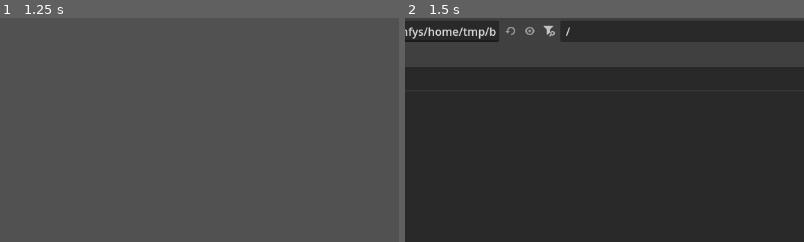
Above: before the commit, frames 1-2 (left to right).
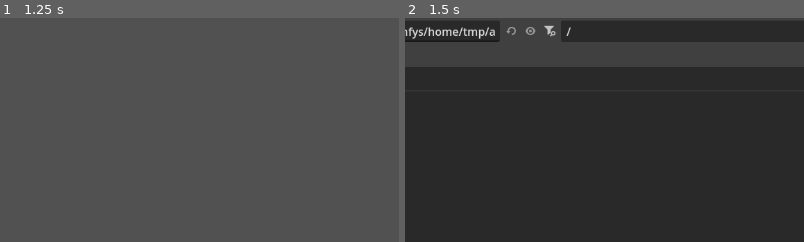
Above: after the commit, the same moments.

Repository: IsaacJCarnes/TilemapCompiler
Game: Godot game, scene res://Main.tscn
Two runs of this game, one before a commit and one after it. Both use one fixed random seed, a clock stepped at 60 frames per second and the inputs below. The project has no main scene, so this scene is started directly.
Inputs:
- Up to frame 1 (1.25 s): click "Refresh" at 0.5 s
- Up to frame 2 (1.5 s): click "Export Image" at 1.25 s
The pictures show only the part of the screen within x 33-83%, y 11-61%; the shares and areas given below are measured in that part.

Frame 1 is identical in both runs. In frame 2, 0.2% of the frame differs, in the area x 21-42%, y 3-11%.
Error before the commit: Unable to iterate on object of type 'Nil'. (res://Scripts/display_images.gd:30)

Commit message:
Save file now contains column amount and rows are adjusted properly

Diff:
--- a/Main.tscn
+++ b/Main.tscn
@@ -131,12 +131,14 @@
 LoadButton = NodePath("../VBoxContainer/ButtonContainer/LoadButton")
 
 [node name="control_listener" type="Node" parent="Main/SplitContainer/Side Panel" node_paths=PackedStringArray("image_displayer", "scaleScroll", "scrollTarget", "refreshButton", "colSetter")]
+[node name="control_listener" type="Node" parent="Main/SplitContainer/Side Panel" node_paths=PackedStringArray("image_displayer", "scaleScroll", "scrollTarget", "refreshButton", "colSetter", "fileSystem")]
 script = ExtResource("1_3dxm6")
 image_displayer = NodePath("../../../../SubViewport/GridContainer")
 scaleScroll = NodePath("../VBoxContainer/BottomButtons/ScaleContainer")
 scrollTarget = NodePath("../../Content Panel/ScrollContainer/TextureRect")
 refreshButton = NodePath("../VBoxContainer/BottomButtons/RefreshButton")
 colSetter = NodePath("../VBoxContainer/BottomButtons/ColSetterBox/ColSetter")
+fileSystem = NodePath("../../../../Scripts/FileSystem")
 
 [node name="image_exporter" type="Node" parent="Main/SplitContainer/Side Panel" node_paths=PackedStringArray("ExportFileDialog", "ExportButton", "TargetViewport")]
 script = ExtResource("3_fos0i")
@@ -180,5 +182,7 @@
 [node name="Scripts" type="Node" parent="."]
 
 [node name="FileSystem" type="Node" parent="Scripts"]
+[node name="FileSystem" type="Node" parent="Scripts" node_paths=PackedStringArray("gridItem")]
 script = ExtResource("2_uu6xs")
 TargetDocumentName = "FilePaths.txt"
+gridItem = NodePath("../../SubViewport/GridContainer")
--- a/Scripts/control_listener.gd
+++ b/Scripts/control_listener.gd
@@ -4,12 +4,13 @@
 @export var scrollTarget:TextureRect
 @export var refreshButton:Button
 @export var colSetter:SpinBox
+@export var fileSystem:Node
 
 func _ready() -> void:
 	scrollTarget.draw.connect(initScrollBar)
 	refreshButton.pressed.connect(image_displayer.load_images)
-	colSetter.set_value_no_signal(image_displayer.initColumns)
 	colSetter.value_changed.connect(image_displayer.change_columns)
+	colSetter.value_changed.connect(fileSystem.save_blank_content)
 
 func initScrollBar():
 	scrollTarget.draw.disconnect(initScrollBar)
@@ -20,6 +21,10 @@
 	changeScrollValue(minVal)
 	scaleScroll.value_changed.connect(changeScrollValue)
 
+	var tempCols = fileSystem.get_columns() if fileSystem.get_columns() != null else image_displayer.initColumns
+	colSetter.set_value_no_signal(tempCols)
+
+
 
 func changeScrollValue(val: float):
 	scrollTarget.custom_minimum_size = Vector2(val, val)
--- a/Scripts/display_images.gd
+++ b/Scripts/display_images.gd
@@ -13,14 +13,12 @@
 signal has_displayed_images
 
 func _ready():
-	columns = initColumns
 	scale =  Vector2(currentScale, currentScale)
 	file_system.has_loaded.connect(load_images)
 
 func change_columns(num: int):
 	columns = num
-	var rows = ceil(get_children().size() / columns)
-	parent.size = Vector2(tileXSize * columns, tileYSize * rows)
+	adjustParentSize();
 
 func load_images():
 	for child in get_children():
@@ -35,8 +33,10 @@
 		texRect.size = Vector2(tileXSize * currentScale, tileYSize * currentScale)
 		texRect.texture = texture
 		add_child(texRect)
-		print(filePath)
-	var rows = ceil(get_children().size() / columns)
+		#print(filePath)
+	adjustParentSize()
+	has_displayed_images.emit()
+
+func adjustParentSize():
+	var rows = ceil((get_children().size()+1) / columns)
 	parent.size = Vector2(tileXSize * columns, tileYSize * rows)
-	has_displayed_images.emit()
-	print(rows)
--- a/Scripts/file_saver.gd
+++ b/Scripts/file_saver.gd
@@ -1,30 +1,39 @@
 extends Node
 @export var TargetDocumentName:String
+@export var gridItem:GridContainer
 @onready var filePath = "user://"+TargetDocumentName
 signal has_loaded
 
-var savedContent:String
+var savedContent:Dictionary
 
 func _ready():
 	load_content()
 
-func save_content(content:String):
+func save_content(content=savedContent.get("content")):
 	var file = get_file(FileAccess.WRITE)
-	file.store_string(content)
+	file.store_string(var_to_str({"content":content,"columns":gridItem.columns}))
 	file = null
-	savedContent = content
+	savedContent = {"content":content,"columns":gridItem.columns}
 	emit_signal("has_loaded")
+
+func save_blank_content(blank):
+	save_content()
 
 func load_content():
 	var file = get_file(FileAccess.READ)
 	if !file:
 		return null
 	var content = file.get_as_text()
-	savedContent = content
+	savedContent = str_to_var(content)
+	if(savedContent.get("columns") != null):
+		gridItem.change_columns(savedContent.get("columns"))
 	emit_signal("has_loaded")
 
 func get_content():
-	return str_to_var(savedContent)
+	return savedContent.get("content") if savedContent.get("content") != null else []
+
+func get_columns():
+	return savedContent.get("columns")
 
 func get_file(accessLevel:FileAccess.ModeFlags) -> FileAccess:
 	var file = FileAccess.open(filePath, accessLevel)
--- a/Scripts/image_loader.gd
+++ b/Scripts/image_loader.gd
@@ -36,5 +36,5 @@
 			printerr(path, " is not an image")
 			continue
 		pathList.append(path)
-	fileSystem.save_content(var_to_str(pathList))
+	fileSystem.save_content(pathList)
 	return true
--- a/Scripts/label_generator.gd
+++ b/Scripts/label_generator.gd
@@ -2,7 +2,7 @@
 
 @export var file_system:Node
 
-var current_file_list:Array[String]
+var current_file_list:Array
 
 func _ready():
 	file_system.has_loaded.connect(create_labels)
@@ -32,4 +32,4 @@
 
 func remove_item(id):
 	current_file_list.remove_at(id)
-	file_system.save_content(var_to_str(current_file_list))
+	file_system.save_content(current_file_list)
